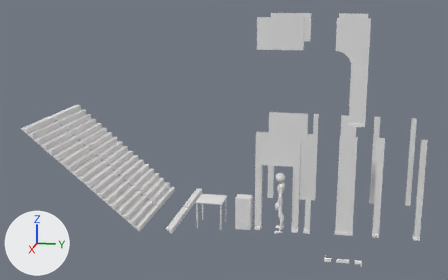
The Blender file .src/models/big-interior-set.blend: old version first, new version second.
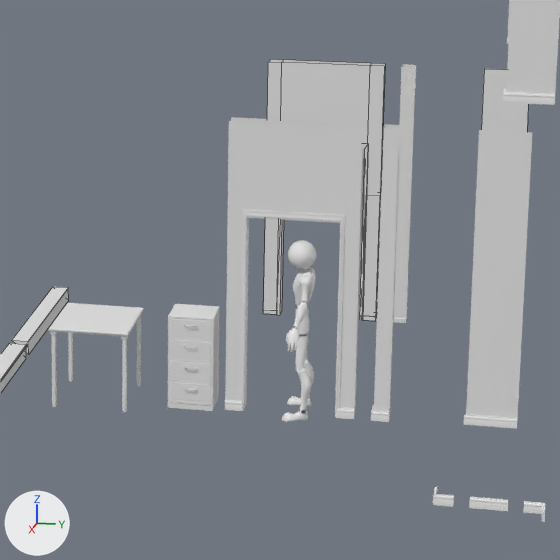
Each version appears first whole from a 50 mm lens placed at (17.56, -0.1, 7.11), pointed at (-0.39, -3.69, 2.62), and next in a close-up on the part from 40% to 82% of the width and 33% to 100% of the height. Every picture has the same lights, and +X, +Y and +Z are marked at lower left. The close-ups show mesh edges as thin lines.

The scene before the commit, as lines of its bpy script (objects in view):
```python
me_filingcabinetdrawermesh = bpy.data.meshes.new('FilingCabinetDrawerMesh')
me_filingcabinetdrawermesh.from_pydata(...)  # 202 vertices, 188 faces; spans x -0.125..0.255, y -0.204..0.204, z 0.0..0.224
me_filingcabinetdrawermesh.polygons.foreach_set('use_smooth', [True] * 188)
me_interiorwallsmallbendmesh = bpy.data.meshes.new('InteriorWallSmallBendMesh')
me_interiorwallsmallbendmesh.from_pydata(...)  # 76 vertices, 57 faces; spans x -0.1..0.1, y -0.18..0.0, z 0.0..3.0
me_staircasesinglestepmesh = bpy.data.meshes.new('StaircaseSingleStepMesh')
me_staircasesinglestepmesh.from_pydata(...)  # 16 vertices, 11 faces; spans x -0.95..0.95, y -0.19..0.01, z 0.0..0.16
ob_filingcabinetdrawer_002 = bpy.data.objects.new('FilingCabinetDrawer.002', me_filingcabinetdrawermesh)
ob_filingcabinetdrawer_002.parent = ob_filingcabinet
ob_filingcabinetdrawer_002.matrix_parent_inverse = Matrix(((1.0, 0.0, 0.0, -0.364), (0.0, 1.0, 0.0, 3.067), (0.0, 0.0, 1.0, 0.0), (0.0, 0.0, 0.0, 1.0)))
ob_filingcabinetdrawer_002.location = (0.307, -3.067, 0.511)
ob_interiorwallsmallbend = bpy.data.objects.new('InteriorWallSmallBend', me_interiorwallsmallbendmesh)
ob_interiorwallsmallbend.location = (0.0, -1.0, 0.0)
ob_staircasesinglestep = bpy.data.objects.new('StaircaseSingleStep', me_staircasesinglestepmesh)
ob_staircasesinglestep.location = (0.0, -5.0, 0.0)
# also in view: 'OfficeWallStandardDoorframe.001' at (-3.0, -2.0, 1.5); 'WallArch' at (0.0, -0.01, 4.8); 'FilingCabinet' at (-0.03, -3.0, 0.49); 'FilingCabinetDrawer.003' at (0.01, -3.0, 0.85); 'FilingCabinetDrawer.001' at (0.01, -3.0, 0.4)
```
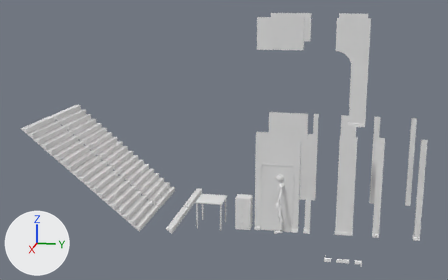
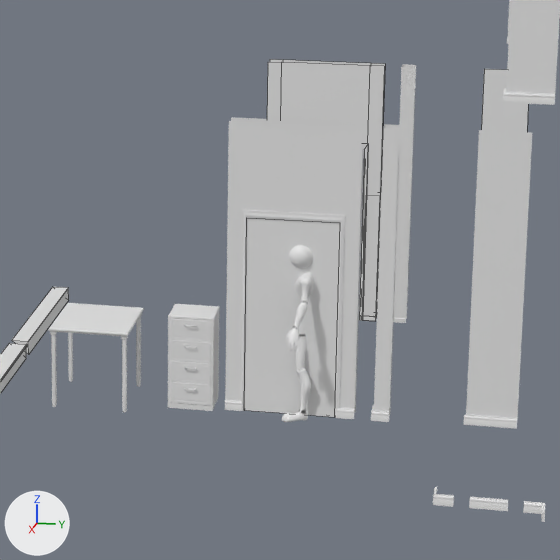
What the commit changed:
Mesh me_cube is new.
It is a box spanning x -0.04..0.0, y -0.92..0.0, z 0.0..2.03.
Object 'baseDoor' (ob_basedoor) is new; it shows me_cube.
Its location is (0.08, -1.54, 0.0).

Where the change shows, as pixel boxes (x1, y1, x2, y2) in the close-ups (560 x 560 px):
'baseDoor', added: after (244, 218, 340, 417)
